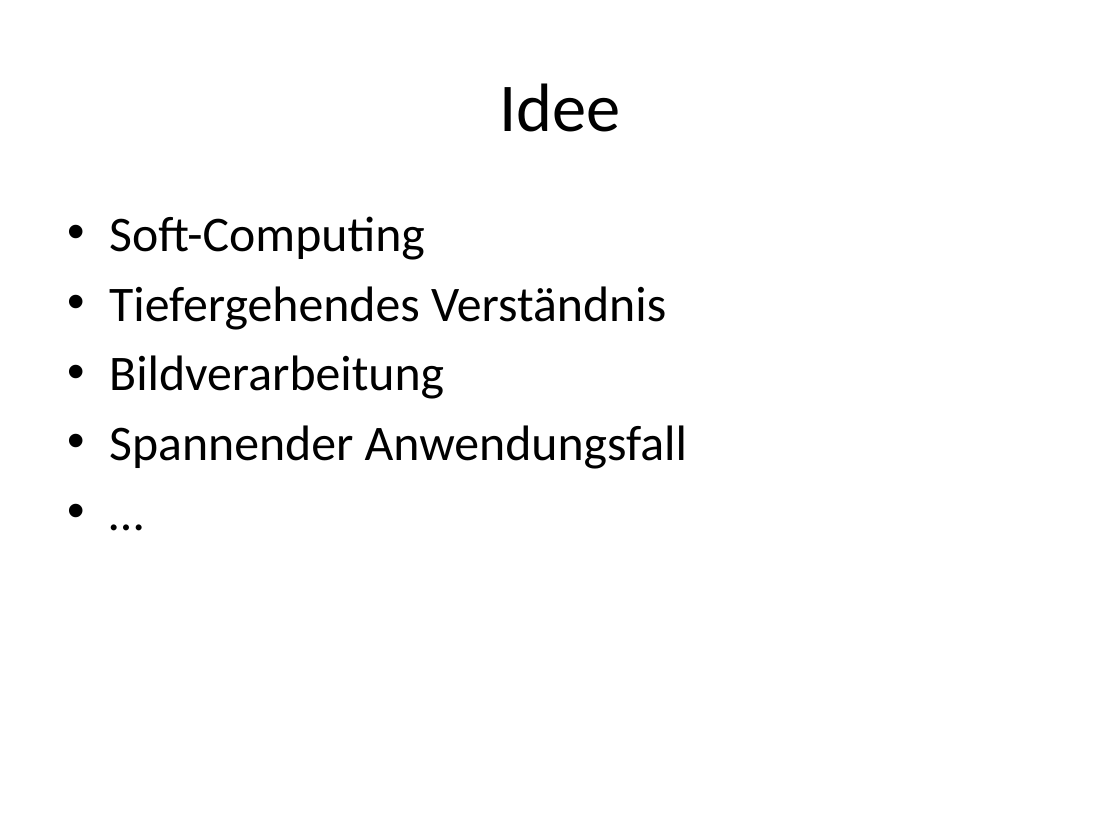
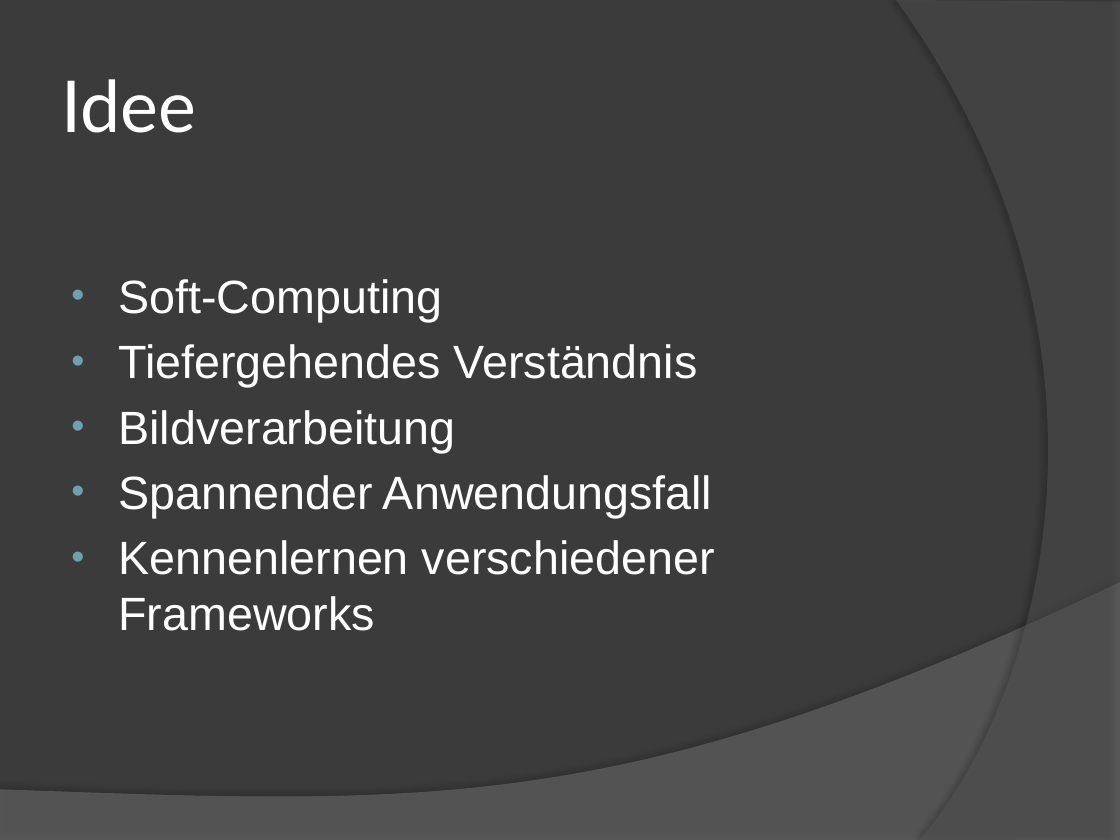
Before and after one commit to schroedingerskatze42/project, a slide deck: slide 3 of documentation/presentation/Image Deobfuscation.pptx. Drawn at 1120x840 pixels with LibreOffice and Linux fonts; fonts in the diff are those of the drawing. Boxes give left, top, right and bottom in pixels: in the first picture for what was removed or moved away, otherwise in the second. Text is boxed around its words. In the diff, an @@ line names an element or a change of style, - is before the commit and + after.

```diff
--- a/documentation/presentation/Image Deobfuscation.pptx
+++ b/documentation/presentation/Image Deobfuscation.pptx
@@ background #FFFFFF to #3B3B3B @@
@@ freeform shape added at bbox=[896, 0, 1120, 840], fill #5E5E5E at 40% opacity @@
@@ title "Idee" at bbox=[62, 79, 196, 133]: size 44 to 46 pt, font Calibri to Lato, text colour #000000 to #FFFFFF; alignment centre to left @@
@@ text at bbox=[119, 279, 712, 518]: size 32 to 30 pt, font Calibri to Arial, text colour #000000 to #FFFFFF in "Soft-Computing", "Tiefergehendes Verständnis", "Bildverarbeitung", "Spannender Anwendungsfall"; indent changed @@
@@ text at bbox=[119, 540, 715, 631]: text changed; size 32 to 30 pt; font Calibri to Arial; text colour #000000 to #FFFFFF @@
-• …
+• Kennenlernen verschiedener Frameworks
@@ freeform shape added at bbox=[0, 582, 1120, 840], fill #7F7F7F at 45% opacity @@
```
Also in this commit, not shown: 5 other slides changed, 10 slides added, 7 slides removed, 14 other files.
